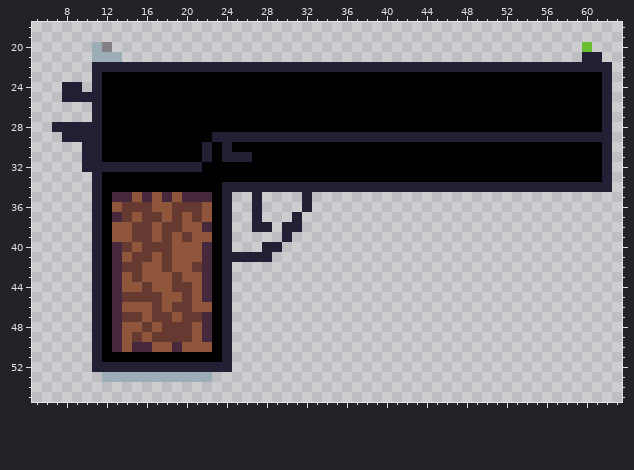
Pixel-art sprite: data/45_pistol.png. This is how it looked before the edit.
The file is 64x64 pixels. Shown: x 5..63, y 18..55. The old version is drawn lined up with the new one.
Now the later version:
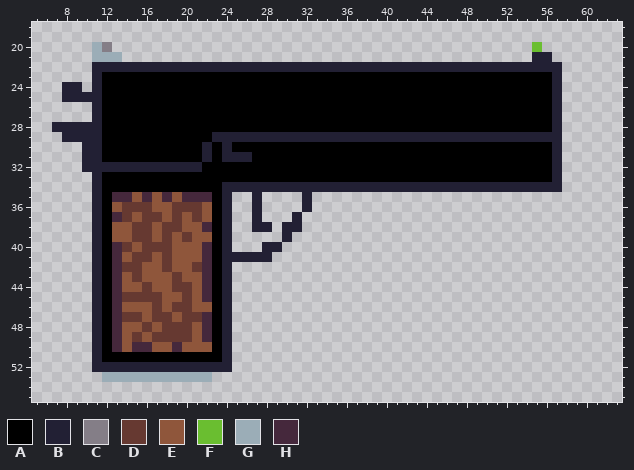
Palette (. is transparent): A #000000  B #222034  C #847e87  D #663931  E #8f563b  F #6abe30  G #9badb7  H #45283c
The edit:
whole drawing moved by +4,-6 (the old picture is shown already moved)
@@ x 53..63 @@
 19 ...........
-20 .......F...
-21 .......BB..
-22 BBBBBBBBBB.
-23 AAAAAAAAAB.
-24 AAAAAAAAAB.
-25 AAAAAAAAAB.
-26 AAAAAAAAAB.
-27 AAAAAAAAAB.
-28 AAAAAAAAAB.
-29 BBBBBBBBBB.
-30 AAAAAAAAAB.
-31 AAAAAAAAAB.
-32 AAAAAAAAAB.
-33 AAAAAAAAAB.
-34 BBBBBBBBBB.
+20 ..F........
+21 ..BB.......
+22 BBBBB......
+23 AAAAB......
+24 AAAAB......
+25 AAAAB......
+26 AAAAB......
+27 AAAAB......
+28 AAAAB......
+29 BBBBB......
+30 AAAAB......
+31 AAAAB......
+32 AAAAB......
+33 AAAAB......
+34 BBBBB......
 35 ...........
Boxes around the changes in both pictures, in picture pixels (x1, y1, x2, y2):
changed: (532, 42, 612, 192)
